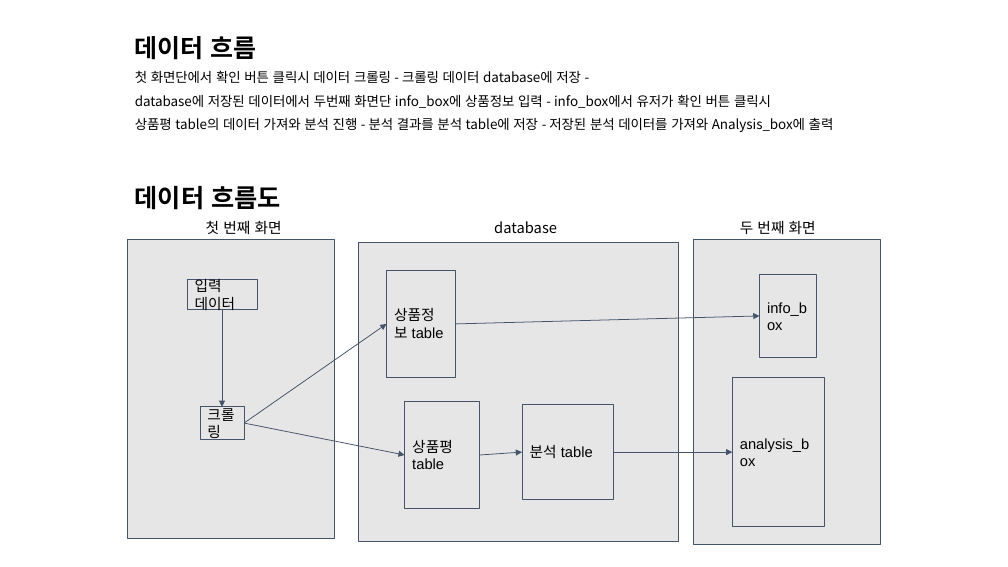
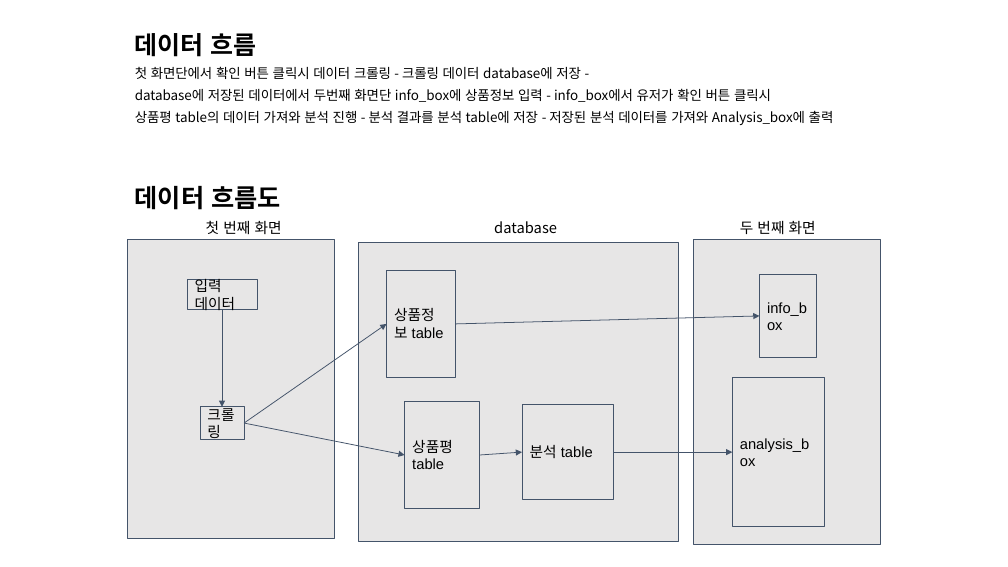
Before and after one commit to katimere15/coupang_pj, a slide deck: slide 6 of written_plan/쿠팡 상품평 분석 레이아웃.pptx. Drawn at 1008x567 pixels with LibreOffice and Linux fonts; fonts in the diff are those of the drawing. Boxes give left, top, right and bottom in pixels: in the first picture for what was removed or moved away, otherwise in the second. Text is boxed around its words. In the diff, an @@ line names an element or a change of style, - is before the commit and + after.

```diff
--- a/written_plan/쿠팡 상품평 분석 레이아웃.pptx
+++ b/written_plan/쿠팡 상품평 분석 레이아웃.pptx
@@ text "데이터 흐름" at <box>135,33,834,125</box>: line spacing 0.8 to 0.7 @@
```
Also in this commit, not shown: 3 other slides changed, 1 slide removed.
